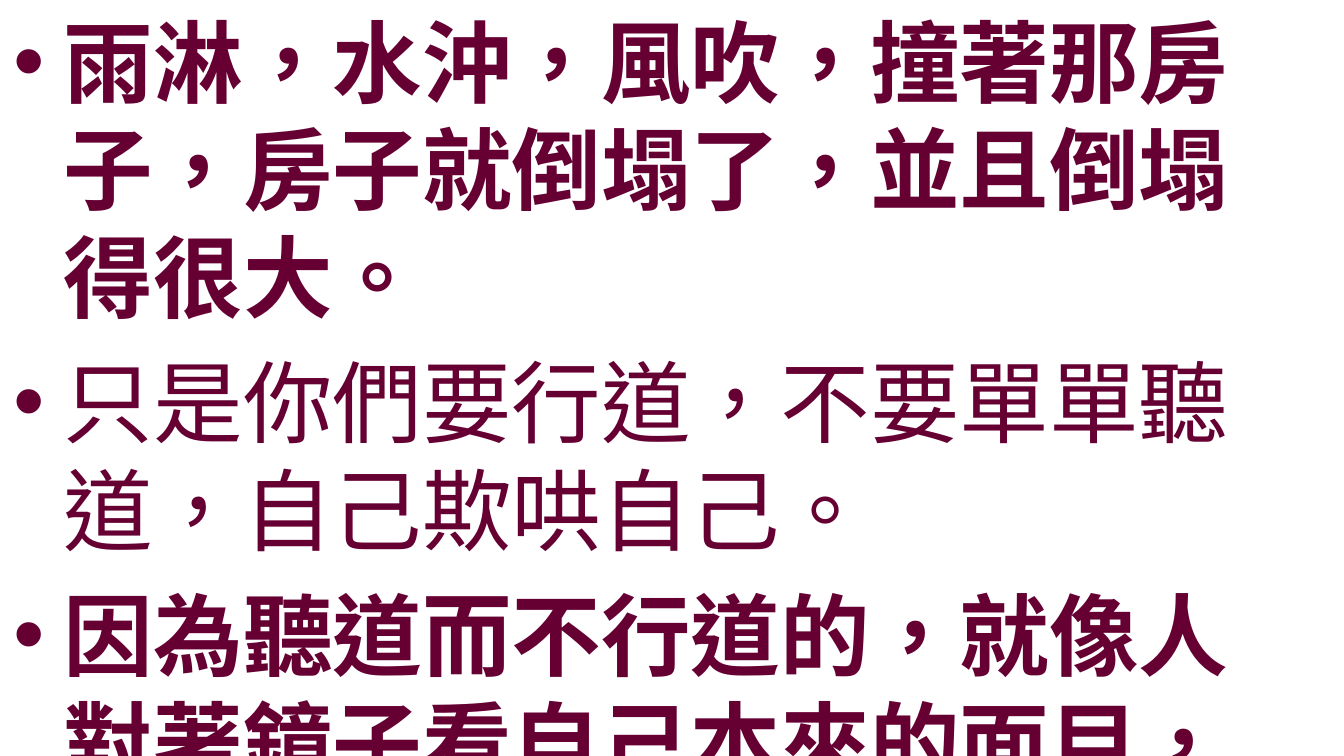
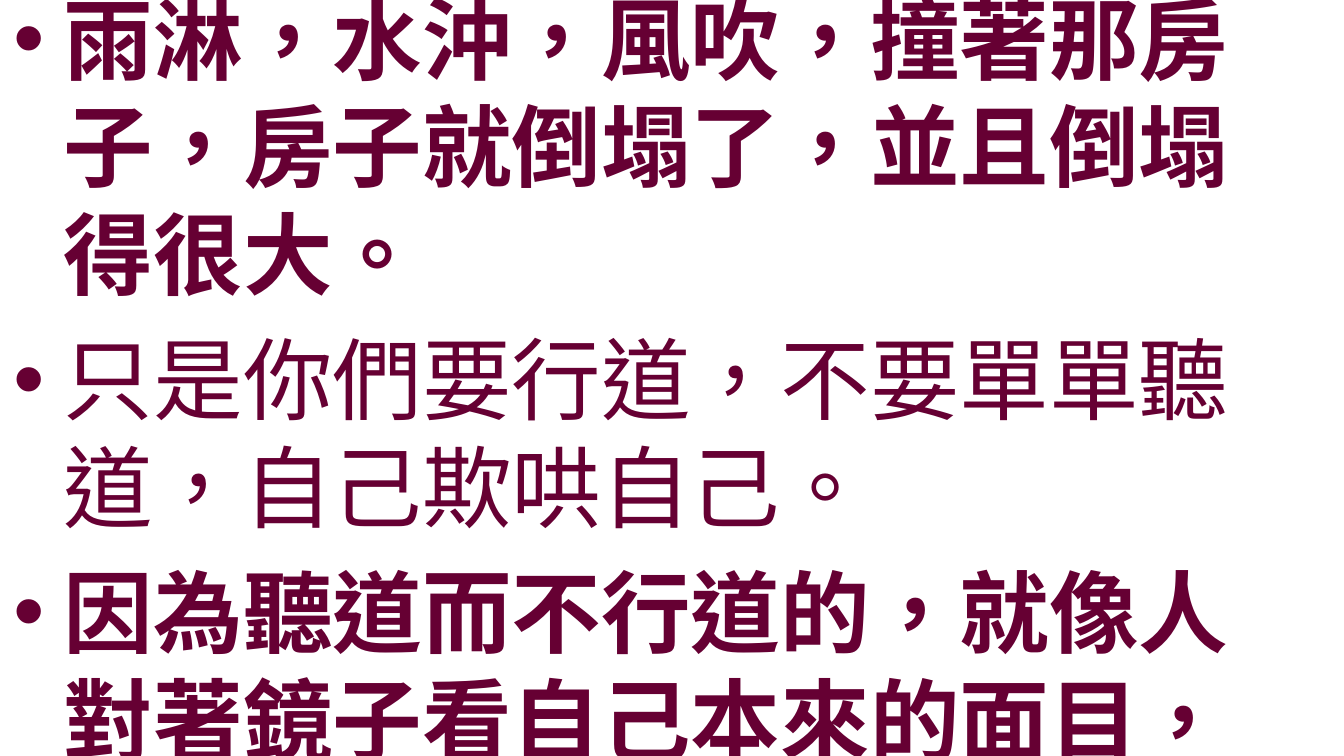
Before and after one commit to batisuoc/worship-resources, a slide deck: slide 6 of 46遵行主話.pptx. Drawn at 1344x756 pixels with LibreOffice and Linux fonts; fonts in the diff are those of the drawing; background and template pictures are left out. Boxes give left, top, right and bottom in pixels: in the first picture for what was removed or moved away, otherwise in the second. Text is boxed around its words. In the diff, an @@ line names an element or a change of style, - is before the commit and + after.

Commit message:
Add and Update ppts
- Change 46.
- Added 39, 57, 70, 73,83, 88.

```diff
--- a/46遵行主話.pptx
+++ b/46遵行主話.pptx
@@ text "雨淋，水沖，風吹，撞著那房子，房子就倒塌了，並且倒塌得很大。" at bbox=[64, 0, 1229, 756]: vertical alignment top to middle @@
```
Also in this commit, not shown: 5 other slides changed, 6 other files.
